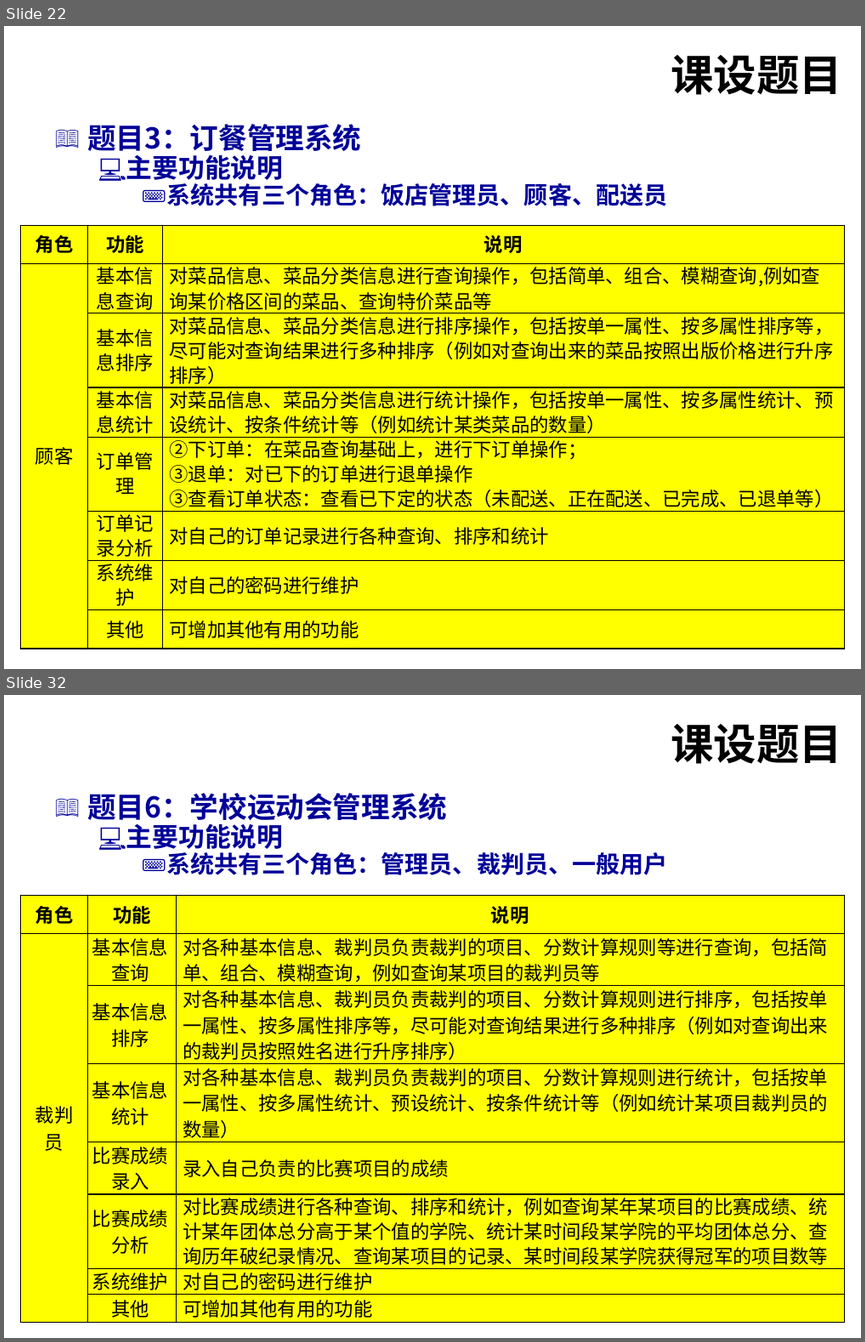
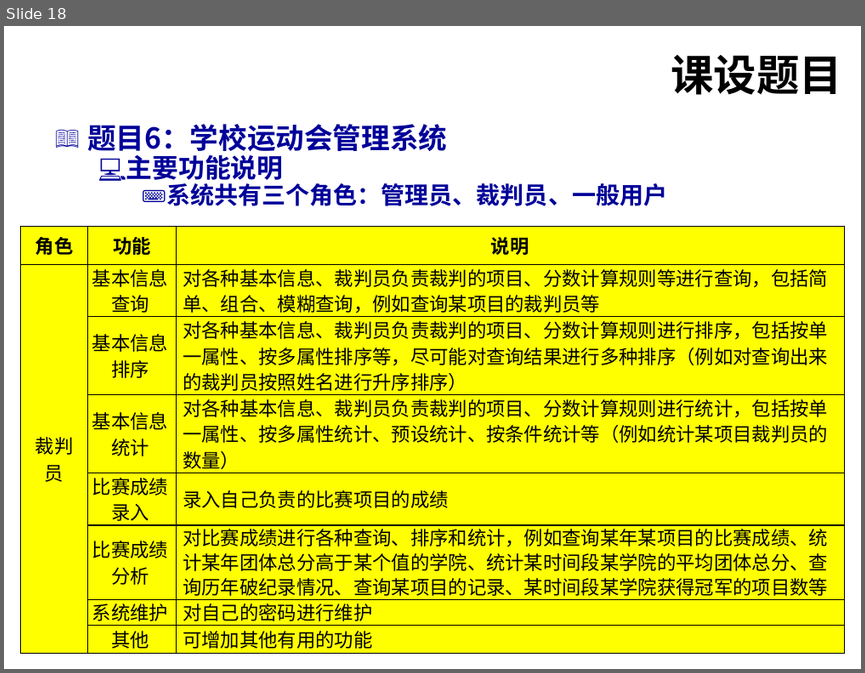
Before and after one commit to qiling-art/-, a slide deck: 《程序设计基础（C语言）课程设计》动员-2024.pptx. Shown one above the other, each under a label of ours: slides 22 and 32 before the commit, slide 18 after it; the slides between them are not shown. The pictures are 865x1342 and 865x673 pixels, drawn with LibreOffice and Linux fonts; fonts in the diff are those of the drawing; background and template pictures are left out. Boxes give left, top, right and bottom in pixels: in the first picture for what was removed or moved away, otherwise in the second. Text is boxed around its words. In the diff, an @@ line names an element or a change of style, - is before the commit and + after.

```diff
--- a/《程序设计基础（C语言）课程设计》动员-2024.pptx
+++ b/《程序设计基础（C语言）课程设计》动员-2024.pptx
@@ slide 22 removed at bbox=[4, 26, 861, 669], background picture (left out); not listed: 1 template element that a slide beside it also shows @@
@@ title removed at bbox=[670, 55, 842, 95] @@
-课设题目
@@ text removed at bbox=[87, 124, 667, 206] @@
-📖 题目3：订餐管理系统
-  💻 主要功能说明
-    ⌨ 系统共有三个角色：饭店管理员、顾客、配送员
@@ table removed at bbox=[21, 225, 844, 641], 8 rows, 3 columns @@
-角色 | 功能 | 说明
-顾客 | 基本信息查询 | 对菜品信息、菜品分类信息进行查询操作，包括简单、组合、模糊查询,例如查询某价格区间的菜品、查询特价菜品等
- | 基本信息排序 | 对菜品信息、菜品分类信息进行排序操作，包括按单一属性、按多属性排序等，尽可能对查询结果进行多种排序（例如对查询出来的菜品按照出版价格进行升序排序）
- | 基本信息统计 | 对菜品信息、菜品分类信息进行统计操作，包括按单一属性、按多属性统计、预设统计、按条件统计等（例如统计某类菜品的数量）
- | 订单管理 | ②下订单：在菜品查询基础上，进行下订单操作； / ③退单：对已下的订单进行退单操作 / ③查看订单状态：查看已下定的状态（未配送、正在配送、已完成、已退单等）
- | 订单记录分析 | 对自己的订单记录进行各种查询、排序和统计
- | 系统维护 | 对自己的密码进行维护
- | 其他 | 可增加其他有用的功能
@@ what was slide 32 is now slide 18 @@
```
Also in this commit, not shown: 1 slide added, 14 other slides removed, 2 other files.
